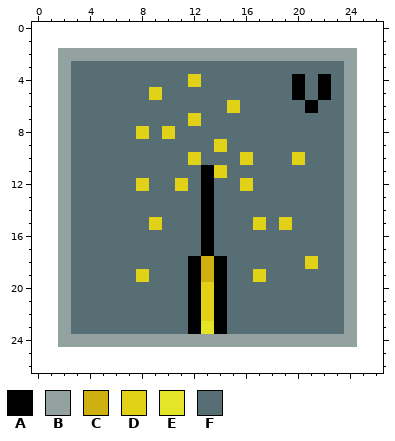
File history of a pixel-art file, Assets/Art/Sprites/Tree/MiningIcon5.aseprite. Above: the version before the commit.
23x23 pixels, 1 frame. The old version is drawn lined up with the new one, on the new canvas.
Visible layers, top first: "Icon", "Base".
Palette (. is transparent): A #000000  B #93a1a1  C #ceb110  D #e1d117  E #e4e429  F #586e75
Pixels before, first column x 2:
 2 BBBBBBBBBBBBBBBBBBBBBBB
 3 BFFFFFFFFFFFFFFFFFFFFFB
 4 BFFFFFFFFFDFFFFFFFAFAFB
 5 BFFFFFFDFFFFFFFFFFAFAFB
 6 BFFFFFFFFFFFFDFFFFFAFFB
 7 BFFFFFFFFFDFFFFFFFFFFFB
 8 BFFFFFDFDFFFFFFFFFFFFFB
 9 BFFFFFFFFFFFDFFFFFFFFFB
10 BFFFFFFFFFDFFFDFFFDFFFB
11 BFFFFFFFFFFADFFFFFFFFFB
12 BFFFFFDFFDFAFFDFFFFFFFB
13 BFFFFFFFFFFAFFFFFFFFFFB
14 BFFFFFFFFFFAFFFFFFFFFFB
15 BFFFFFFDFFFAFFFDFDFFFFB
16 BFFFFFFFFFFAFFFFFFFFFFB
17 BFFFFFFFFFFAFFFFFFFFFFB
18 BFFFFFFFFFACAFFFFFFDFFB
19 BFFFFFDFFFACAFFDFFFFFFB
20 BFFFFFFFFFADAFFFFFFFFFB
21 BFFFFFFFFFADAFFFFFFFFFB
22 BFFFFFFFFFADAFFFFFFFFFB
23 BFFFFFFFFFAEAFFFFFFFFFB
24 BBBBBBBBBBBBBBBBBBBBBBB
The result:
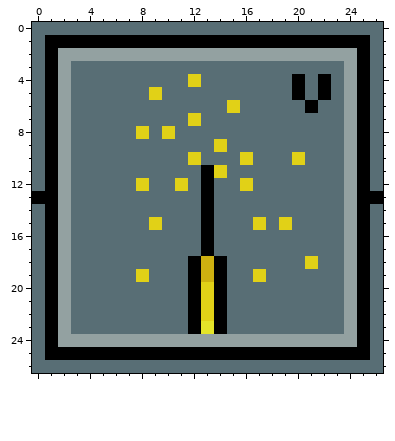
Edits made:
canvas 23x23 -> 27x27, the old top-left corner now at 2,2
Colour A is added in row 1 at x 1 to 25; in rows 2 to 12 at x 1 and 25; in row 13 at x 0 to 1 and 25 to 26; in rows 14 to 24 at x 1 and 25; in row 25 at x 1 to 25.
Colour F is added in row 0 at x 0 to 26; in rows 1 to 12 at x 0 and 26; in rows 14 to 25 at x 0 and 26; in row 26 at x 0 to 26.
Pixel boxes of the changes (left, top, right, bottom) in both pictures:
added: (32, 22, 383, 373)
